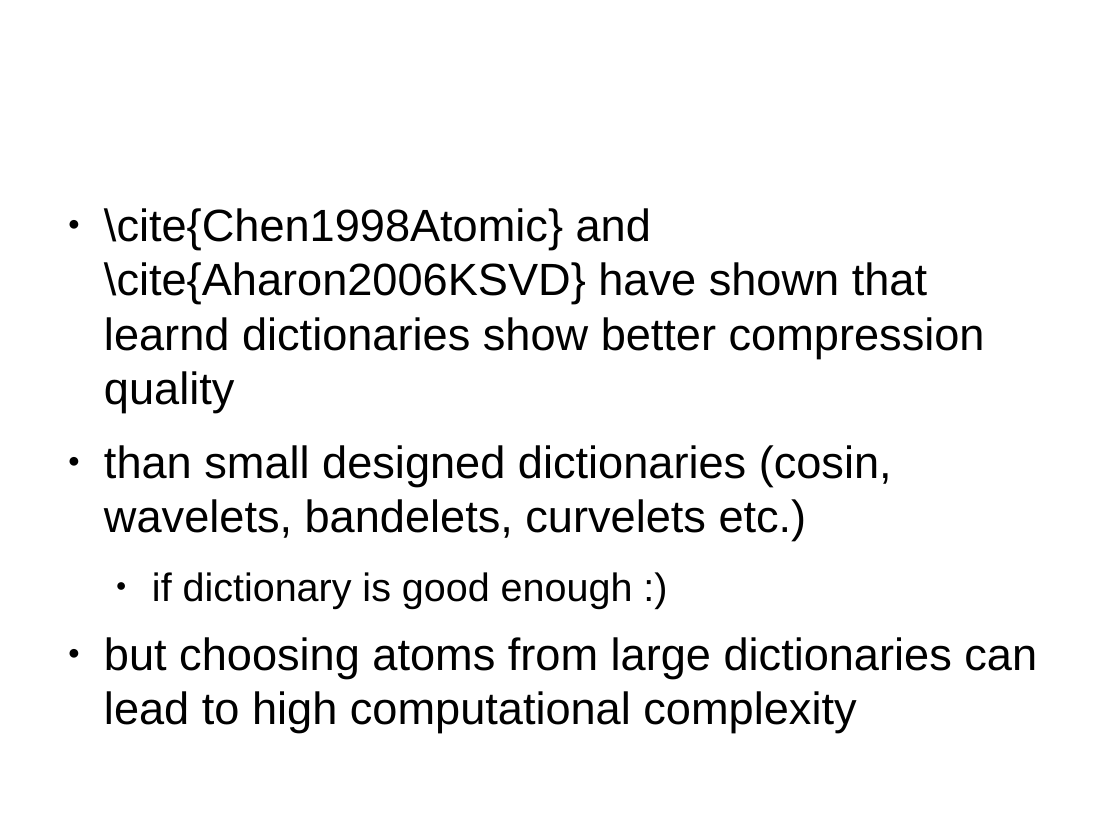
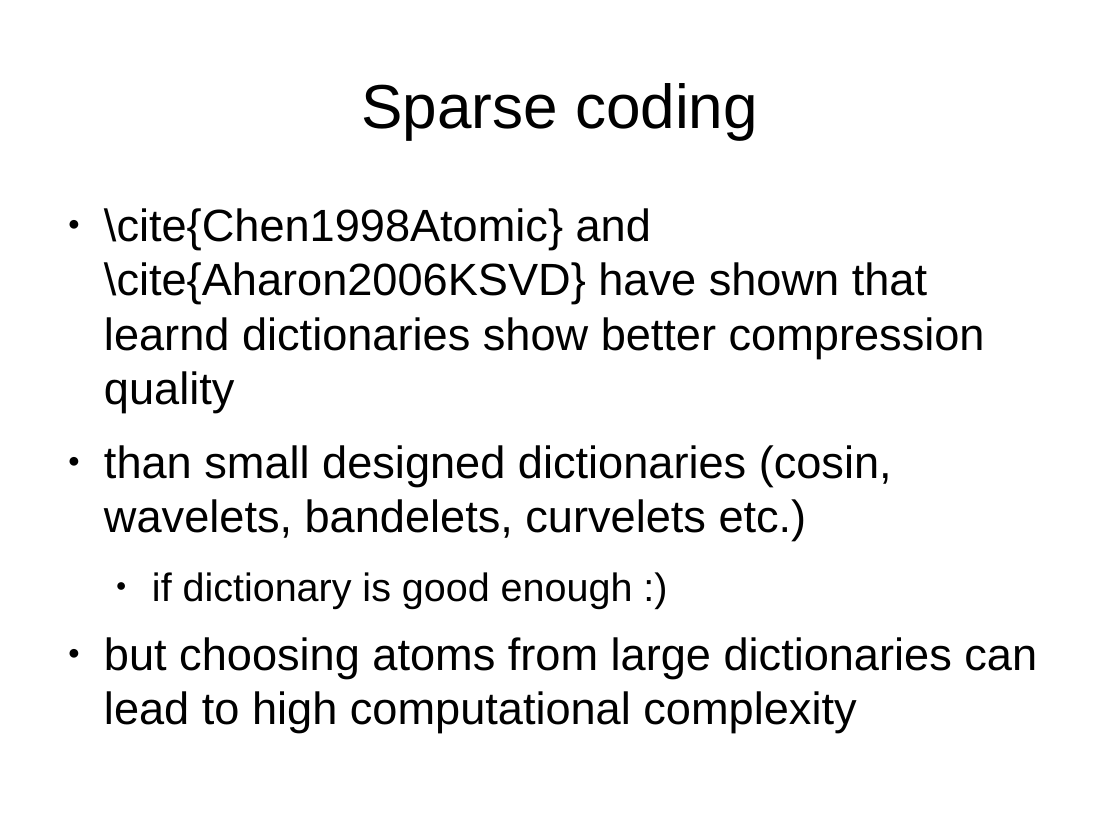
Before and after one commit to Sebu/sprs, a slide deck: slide 8 of progress_report/progress_report.odp (slide 9 before the commit). Drawn at 1120x840 pixels with LibreOffice and Linux fonts; fonts in the diff are those of the drawing. Boxes give left, top, right and bottom in pixels: in the first picture for what was removed or moved away, otherwise in the second. Text is boxed around its words. In the diff, an @@ line names an element or a change of style, - is before the commit and + after.

```diff
--- a/progress_report/progress_report.odp
+++ b/progress_report/progress_report.odp
@@ title added at [361, 83, 758, 139], 44 pt, text #000000 @@
+Sparse coding
```
Also in this commit, not shown: 11 other slides changed, 2 slides added, 2 slides removed.
